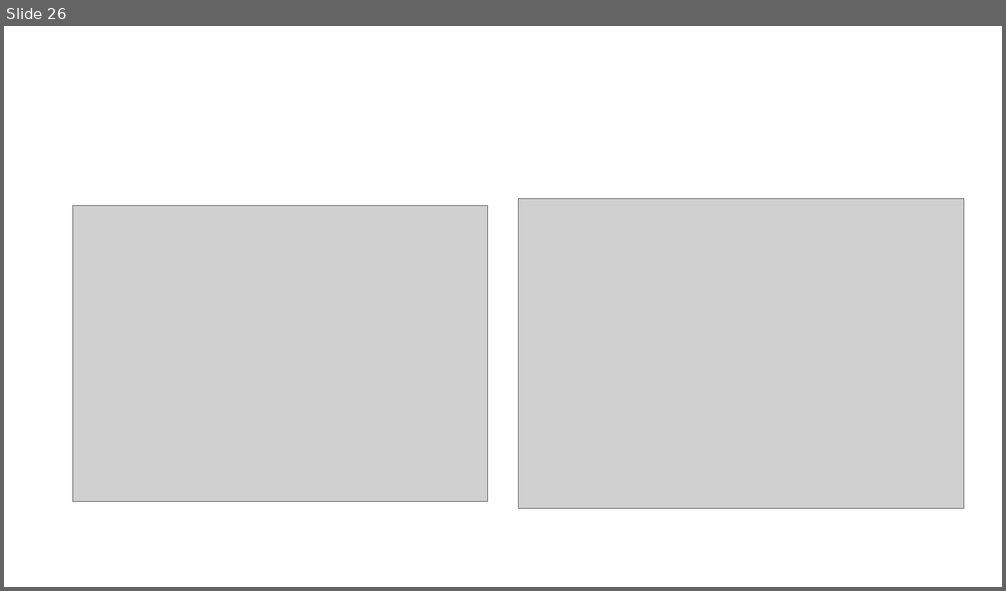
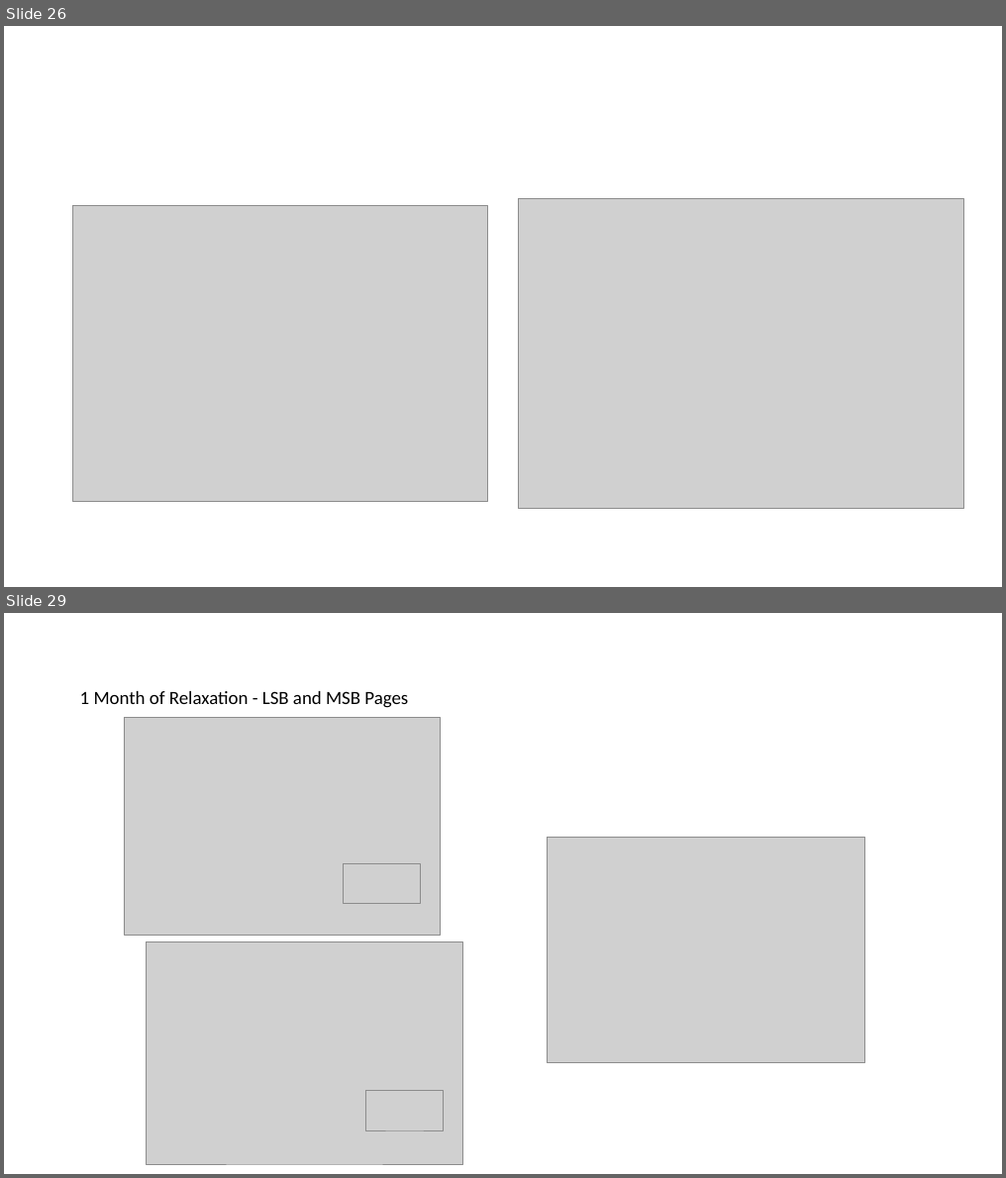
Before and after one commit to wydglif/relaxed_data_research, a slide deck: relaxed_data.pptx. Shown one above the other, each under a label of ours: slide 26 before the commit, slides 26 and 29 after it; the slides between them are not shown. The pictures are 1006x591 and 1006x1178 pixels, drawn with LibreOffice and Linux fonts; fonts in the diff are those of the drawing; grey boxes stand for pictures. Boxes give left, top, right and bottom in pixels: in the first picture for what was removed or moved away, otherwise in the second. Text is boxed around its words. In the diff, an @@ line names an element or a change of style, - is before the commit and + after.

```diff
--- a/relaxed_data.pptx
+++ b/relaxed_data.pptx
@@ slide 29 added at bbox=[4, 613, 1002, 1174], background #FFFFFF @@
@@ text added at bbox=[80, 691, 408, 708], 18 pt, text #000000 @@
+1 Month of Relaxation - LSB and MSB Pages
@@ picture added at bbox=[124, 717, 441, 935] @@
@@ picture added at bbox=[547, 838, 865, 1062] @@
@@ picture added at bbox=[344, 863, 420, 904] @@
@@ picture added at bbox=[147, 943, 463, 1164] @@
@@ picture added at bbox=[366, 1090, 444, 1131] @@
```
Also in this commit, not shown: 1 slide changed, 2 other slides added, 10 other files.
